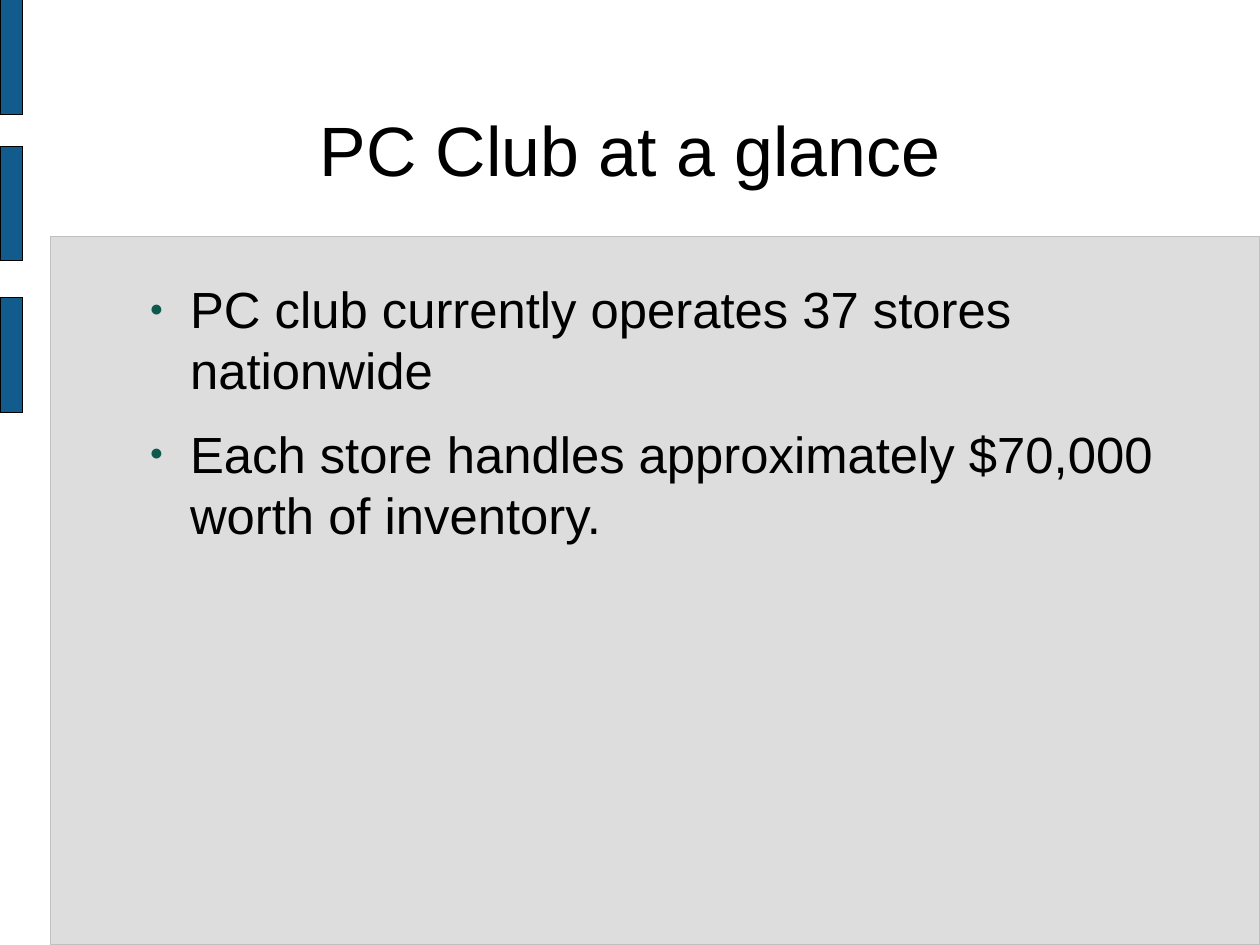
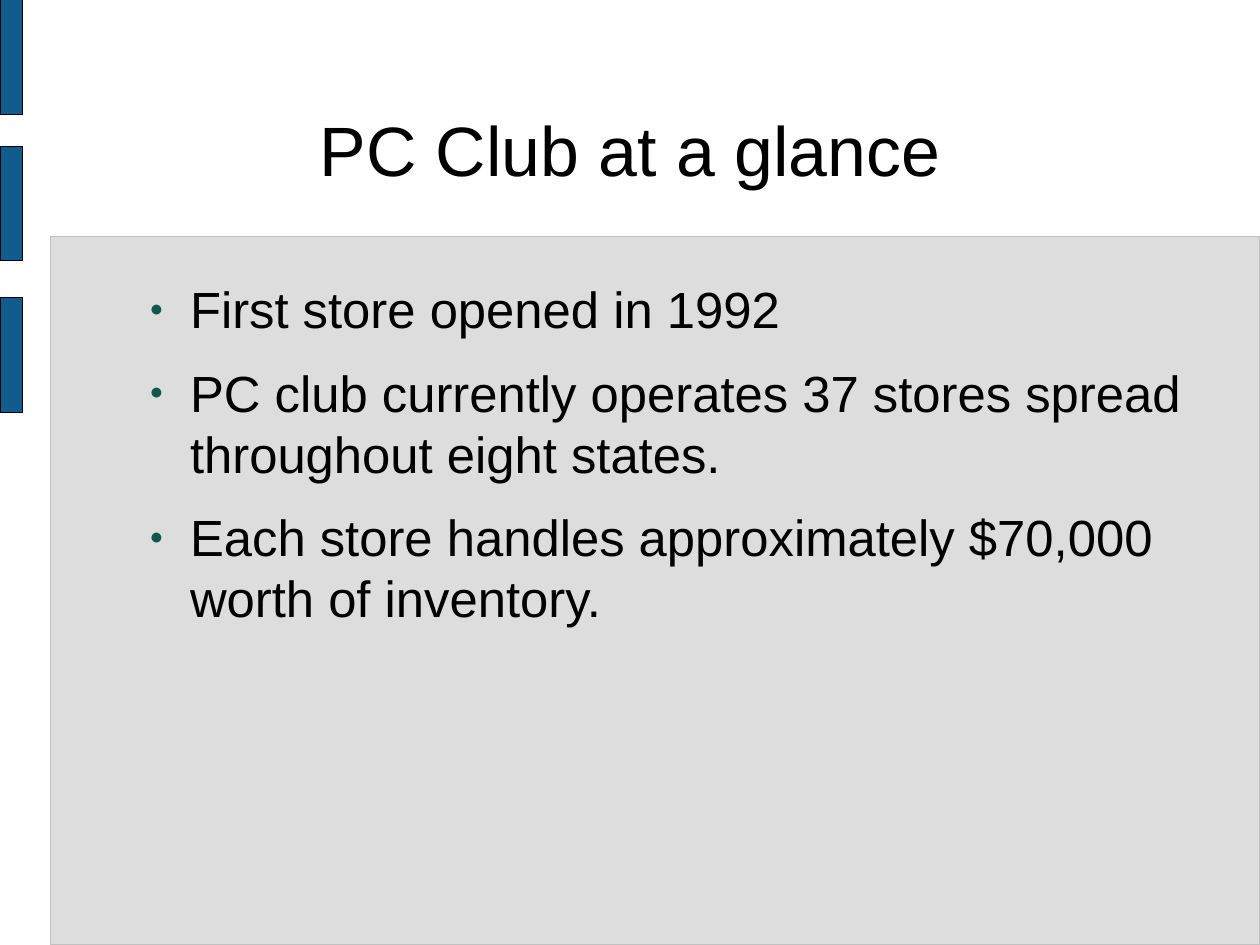
Before and after one commit to wgrand08/tether, a slide deck: slide 2 of trunk/schoolwork/final_presentation.odp. Drawn at 1260x945 pixels with LibreOffice and Linux fonts; fonts in the diff are those of the drawing. Boxes give left, top, right and bottom in pixels: in the first picture for what was removed or moved away, otherwise in the second. Text is boxed around its words. In the diff, an @@ line names an element or a change of style, - is before the commit and + after.

```diff
--- a/trunk/schoolwork/final_presentation.odp
+++ b/trunk/schoolwork/final_presentation.odp
@@ text at <box>190,291,1180,483</box>: text changed @@
-● PC club currently operates 37 stores nationwide
+● First store opened in 1992
+● PC club currently operates 37 stores spread throughout eight states.
```
Also in this commit, not shown: 4 other slides changed, 7 slides added, 2 slides removed, 1 other file.
